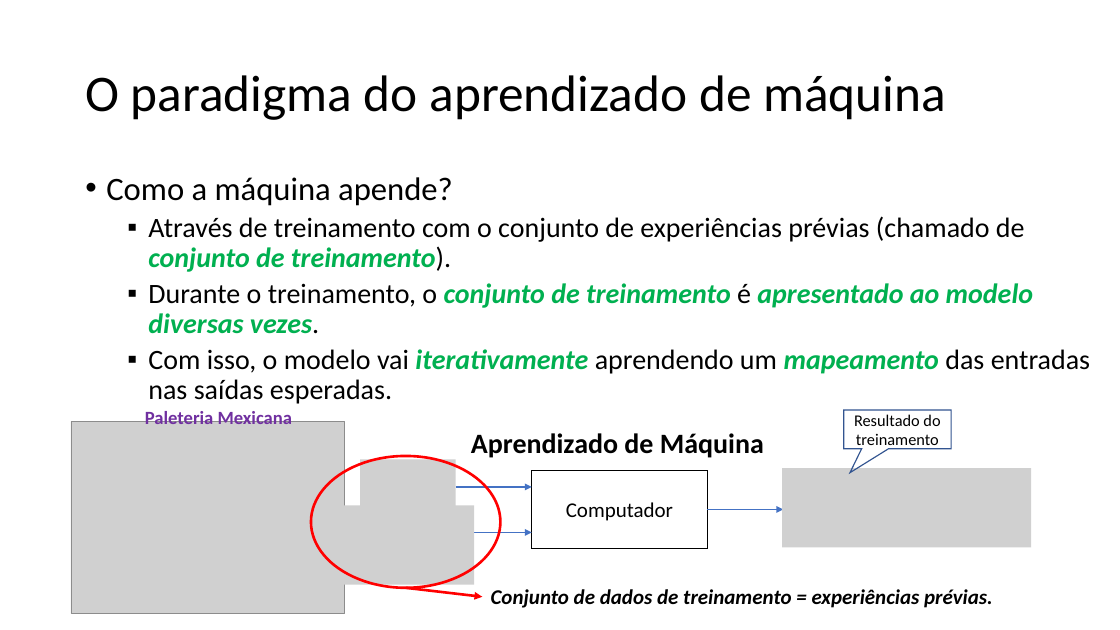
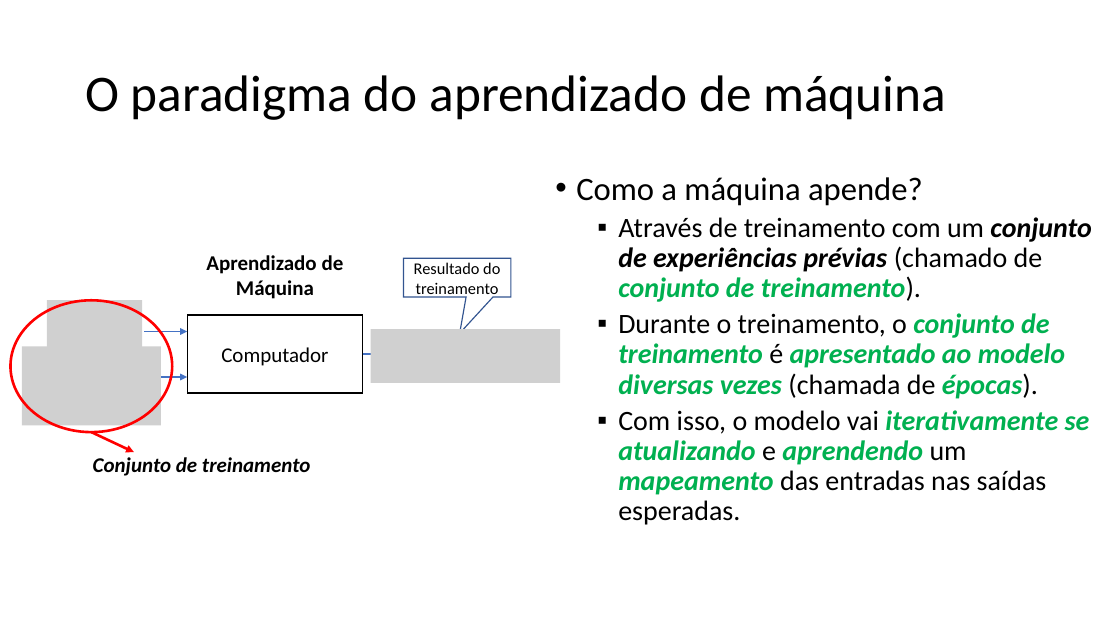
Before and after one commit to zz4fap/tp557-iot-ml, a slide deck: slide 11 of slides/TP557_4_O_Paradigma_do_Machine_Learning.pptx (slide 10 before the commit). Drawn at 1120x630 pixels with LibreOffice and Linux fonts; fonts in the diff are those of the drawing; grey boxes stand for pictures. Boxes give left, top, right and bottom in pixels: in the first picture for what was removed or moved away, otherwise in the second. Text is boxed around its words. In the diff, an @@ line names an element or a change of style, - is before the commit and + after.

Commit message:
update of slides

```diff
--- a/slides/TP557_4_O_Paradigma_do_Machine_Learning.pptx
+++ b/slides/TP557_4_O_Paradigma_do_Machine_Learning.pptx
@@ text "Como a máquina apende?" moved from (x1=106, y1=177, x2=1090, y2=404) to (x1=576, y1=177, x2=1091, y2=525) @@
@@ text at (x1=618, y1=217, x2=1091, y2=525): text changed; bold on; italic on @@
-  ▪ Através de treinamento com o conjunto de experiências prévias (chamado de conjunto de treinamento).
-  ▪ Durante o treinamento, o conjunto de treinamento é apresentado ao modelo diversas vezes.
-  ▪ Com isso, o modelo vai iterativamente aprendendo um mapeamento das entradas nas saídas esperadas.
+  ▪ Através de treinamento com um conjunto de experiências prévias (chamado de conjunto de treinamento).
+  ▪ Durante o treinamento, o conjunto de treinamento é apresentado ao modelo diversas vezes (chamada de épocas).
+  ▪ Com isso, o modelo vai iterativamente se atualizando e aprendendo um mapeamento das entradas nas saídas esperadas.
@@ text "Aprendizado de Máquina" moved from (x1=471, y1=433, x2=764, y2=458) to (x1=206, y1=255, x2=344, y2=299) @@
@@ text "Aprendizado de Máquina" at (x1=206, y1=255, x2=344, y2=299): size 24 to 18 pt @@
@@ speech box "Resultado do treinamento" moved from (x1=844, y1=410, x2=951, y2=449) to (x1=403, y1=259, x2=511, y2=297) @@
@@ speech box "Resultado do treinamento" at (x1=403, y1=259, x2=511, y2=297): proportions changed @@
@@ ellipse resized from (x1=311, y1=456, x2=501, y2=588) to (x1=10, y1=300, x2=172, y2=432) @@
@@ picture added at (x1=47, y1=300, x2=143, y2=354) @@
@@ rectangle "Computador" moved from (x1=532, y1=471, x2=707, y2=549) to (x1=187, y1=315, x2=363, y2=393) @@
@@ picture added at (x1=371, y1=329, x2=560, y2=383) @@
@@ picture added at (x1=22, y1=346, x2=160, y2=425) @@
@@ arrow moved from (455, 487) - (532, 487) to (145, 332) - (187, 332) @@
@@ arrow moved from (707, 509) - (783, 509) to (363, 354) - (390, 354) @@
@@ arrow moved from (455, 533) - (532, 533) to (145, 377) - (187, 377) @@
@@ text removed at (x1=145, y1=409, x2=292, y2=424) @@
-Paleteria Mexicana
@@ picture removed at (x1=71, y1=421, x2=345, y2=613) @@
@@ arrow moved from (406, 588) - (482, 597) to (92, 432) - (134, 452) @@
@@ text at (x1=93, y1=457, x2=310, y2=476): text changed @@
-Conjunto de dados de treinamento = experiências prévias.
+Conjunto de treinamento
@@ picture removed at (x1=360, y1=460, x2=456, y2=513) @@
@@ picture removed at (x1=782, y1=468, x2=1032, y2=547) @@
@@ picture removed at (x1=335, y1=506, x2=474, y2=585) @@
```
Also in this commit, not shown: 7 other slides changed, 1 slide added.
